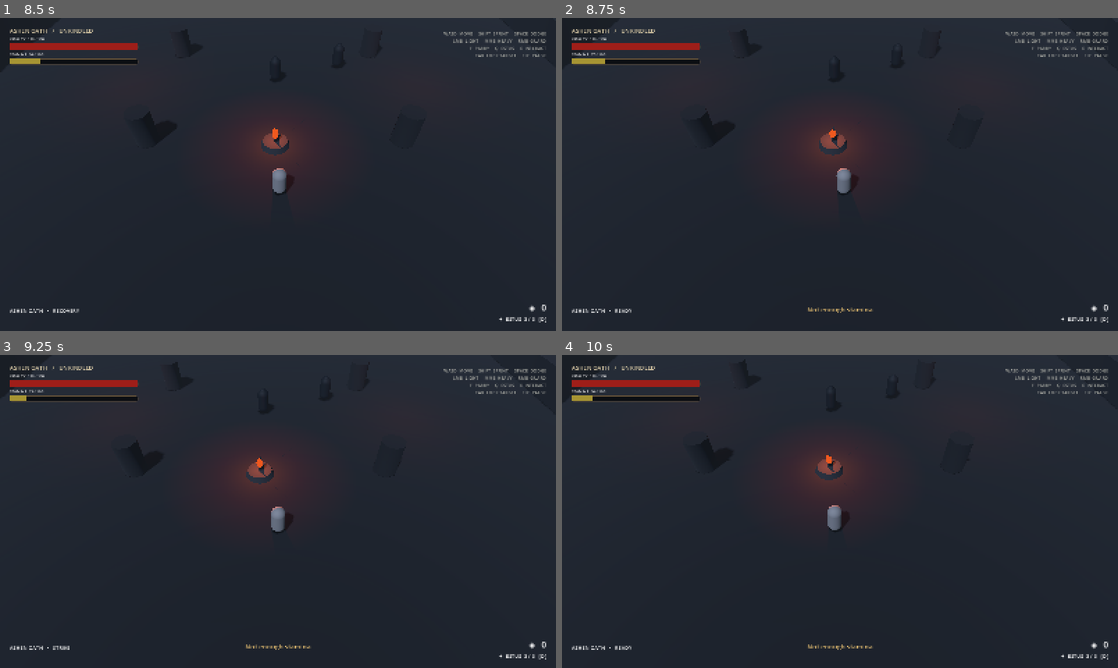
Above: before the commit, frames 1-4 (two rows, left to right).
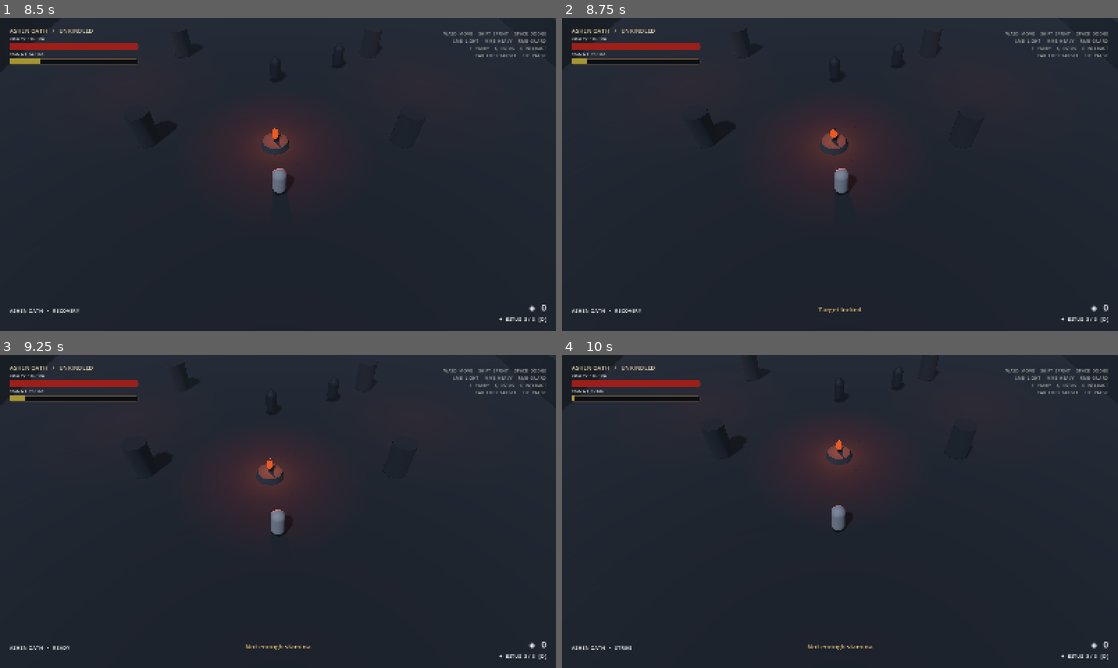
Above: after the commit, the same moments.

Repository: BigFluffyCatOnWatermelon/autism-gaming
Game: Godot game, scene res://scenes/locations/ashen_outskirts.tscn
Same seed, same stepped clock (60 frames per second), same inputs: the game is played once before the commit and once after it.
Inputs (mouse positions are in pixels of both pictures, inside the frame that each line leads up to):
- Up to frame 1 (8.5 s): tap Enter at 0.5, 5 s; move the mouse to (400, 158) at 0.52 s; hold D (move_right) 0.53-1.28 s; hold Right mouse button (block) 0.53-1.28 s; click (400, 158) at 0.67 s; tap Space (dodge) at 0.8, 1.35, 3.5, 7.25 s; move the mouse to (166, 190) at 1.27 s; hold S (move_back) 1.28-2.03 s; click (166, 190) at 1.42 s; tap Q (heal) at 1.55, 2.1 s; move the mouse to (333, 105) at 2.02 s; hold D (move_right) 2.03-2.78 s; click (333, 105) at 2.17 s; tap Middle mouse button (heavy_attack) at 2.3, 2.85 s; move the mouse to (250, 237) at 2.77 s; hold W (move_forward) 2.78-3.53 s; click (250, 237) at 2.92 s; tap E (interact) at 3.05, 3.6 s; move the mouse to (444, 221) at 3.52 s; hold A (move_left) 3.53-4.25 s; click (444, 221) at 3.8 s; tap Escape (pause) at 4.15 s; click "RESTART AREA" at 4.25 s; move the mouse to (111, 127) at 5.02 s; hold A (move_left) 5.03-5.78 s; click (111, 127) at 5.1 s; tap Tab (lock_target) at 5.3, 5.85 s; move the mouse to (305, 174) at 5.77 s; hold S (move_back) 5.78-6.53 s; click (305, 174) at 5.92 s; tap F (parry) at 6.05, 6.6 s; move the mouse to (194, 96) at 6.52 s; hold D (move_right) 6.53-7.28 s; click (194, 96) at 6.67 s; tap Shift (sprint) at 6.8 s; move the mouse to (400, 158) at 7.27 s; hold W (move_forward) 7.28-8.03 s; hold Shift (sprint) 7.28-8.03 s; click (400, 158) at 7.42 s; tap J at 7.55, 8.1 s; move the mouse to (166, 190) at 8.02 s; hold D (move_right) from 8.03 s (still down); click (166, 190) at 8.17 s; tap K at 8.3 s
- Up to frame 2 (8.75 s): keep holding D (move_right)
- Up to frame 3 (9.25 s): move the mouse to (333, 442) at 8.77 s; release D (move_right) at 8.78 s; hold S (move_back) from 8.78 s (still down); tap K at 8.85 s; click (333, 442) at 8.92 s; tap L at 9.05 s
- Up to frame 4 (10 s): move the mouse to (812, 574) at 9.52 s; release S (move_back) at 9.53 s; hold A (move_left) from 9.53 s (still down); tap L at 9.6 s; click (812, 574) at 9.67 s; right-click (812, 574) at 9.8 s

Frame 1 is identical in both runs. In frame 2, 0.3% of the frame differs, in the area x 4-56%, y 11-95%; in frame 3, 0.4%; in frame 4, 0.7%, in the area x 2-53%, y 11-95%.

Commit message:
Handle physical keyboard and mouse input directly

Diff:
--- a/soulslike/scripts/core/input_setup.gd
+++ b/soulslike/scripts/core/input_setup.gd
@@ -1,6 +1,6 @@
 extends Node
 
-func _ready() -> void:
+func _enter_tree() -> void:
 	_bind_key("move_forward", KEY_W)
 	_bind_key("move_back", KEY_S)
 	_bind_key("move_left", KEY_A)
@@ -37,6 +37,7 @@
 func _bind_key(action: StringName, key: int) -> void:
 	_ensure_action(action)
 	var event := InputEventKey.new()
+	event.keycode = key
 	event.physical_keycode = key
 	if not InputMap.action_has_event(action, event):
 		InputMap.action_add_event(action, event)
--- a/soulslike/scripts/player/player_controller.gd
+++ b/soulslike/scripts/player/player_controller.gd
@@ -56,6 +56,69 @@
 var riposte_ready := false
 var current_interactable: Node3D
 var locked_target: Node3D
+var _direct_pressed: Dictionary = {}
+var _direct_just_pressed: Dictionary = {}
+
+func _input(event: InputEvent) -> void:
+	if event is InputEventKey:
+		var key_event := event as InputEventKey
+		var code := key_event.physical_keycode if key_event.physical_keycode != KEY_NONE else key_event.keycode
+		var action := _key_to_action(code)
+		if action != &"":
+			_set_direct_action(action, key_event.pressed, key_event.echo)
+	elif event is InputEventMouseButton:
+		var mouse_event := event as InputEventMouseButton
+		var action := _mouse_to_action(mouse_event.button_index)
+		if action != &"":
+			_set_direct_action(action, mouse_event.pressed, false)
+
+func _key_to_action(code: int) -> StringName:
+	match code:
+		KEY_W: return &"move_forward"
+		KEY_S: return &"move_back"
+		KEY_A: return &"move_left"
+		KEY_D: return &"move_right"
+		KEY_SHIFT: return &"sprint"
+		KEY_SPACE: return &"dodge"
+		KEY_E: return &"interact"
+		KEY_F: return &"parry"
+		KEY_Q: return &"heal"
+		KEY_TAB: return &"lock_target"
+		KEY_ESCAPE: return &"pause"
+		KEY_J: return &"light_attack"
+		KEY_K: return &"heavy_attack"
+		KEY_L: return &"block"
+	return &""
+
+func _mouse_to_action(button: int) -> StringName:
+	match button:
+		MOUSE_BUTTON_LEFT: return &"light_attack"
+		MOUSE_BUTTON_MIDDLE: return &"heavy_attack"
+		MOUSE_BUTTON_RIGHT: return &"block"
+	return &""
+
+func _set_direct_action(action: StringName, pressed: bool, echo: bool) -> void:
+	_direct_pressed[action] = pressed
+	if pressed and not echo:
+		_direct_just_pressed[action] = true
+
+func _action_pressed(action: StringName) -> bool:
+	return Input.is_action_pressed(action) or bool(_direct_pressed.get(action, false))
+
+func _action_just_pressed(action: StringName) -> bool:
+	var direct := bool(_direct_just_pressed.get(action, false))
+	_direct_just_pressed.erase(action)
+	return Input.is_action_just_pressed(action) or direct
+
+func _get_move_input() -> Vector2:
+	var mapped := Input.get_vector("move_left", "move_right", "move_forward", "move_back")
+	var direct := Vector2(
+		float(bool(_direct_pressed.get(&"move_right", false))) - float(bool(_direct_pressed.get(&"move_left", false))),
+		float(bool(_direct_pressed.get(&"move_back", false))) - float(bool(_direct_pressed.get(&"move_forward", false)))
+	)
+	if direct.length_squared() > 0.0:
+		return direct.normalized()
+	return mapped
 
 func _ready() -> void:
 	add_to_group("player")
@@ -96,28 +159,30 @@
 	if state == ActionState.FREE:
 		if stamina_regen_wait <= 0.0 and not blocking:
 			stamina = minf(max_stamina, stamina + stamina_regen * delta)
-		blocking = Input.is_action_pressed("block") and stamina > 0.0
-		if Input.is_action_just_pressed("interact"):
+		blocking = _action_pressed(&"block") and stamina > 0.0
+		if _action_just_pressed(&"interact"):
 			_interact()
-		if Input.is_action_just_pressed("parry"):
+		if _action_just_pressed(&"parry"):
 			_start_parry()
-		elif Input.is_action_just_pressed("dodge"):
+		elif _action_just_pressed(&"dodge"):
 			_start_dodge()
-		elif Input.is_action_just_pressed("heavy_attack"):
+		elif _action_just_pressed(&"heavy_attack"):
 			_request_attack(&"heavy")
-		elif Input.is_action_just_pressed("light_attack"):
+		elif _action_just_pressed(&"light_attack"):
 			_request_attack(&"light")
-		elif Input.is_action_just_pressed("heal"):
+		elif _action_just_pressed(&"heal"):
 			_use_flask()
-		if Input.is_action_just_pressed("lock_target"):
+		if _action_just_pressed(&"lock_target"):
 			_toggle_target_lock()
 	elif state == ActionState.WINDUP or state == ActionState.ACTIVE or state == ActionState.RECOVERY:
-		if Input.is_action_just_pressed("light_attack") or Input.is_action_just_pressed("heavy_attack"):
-			queued_attack = &"heavy" if Input.is_action_just_pressed("heavy_attack") else &"light"
+		var light_buffered := _action_just_pressed(&"light_attack")
+		var heavy_buffered := _action_just_pressed(&"heavy_attack")
+		if light_buffered or heavy_buffered:
+			queued_attack = &"heavy" if heavy_buffered else &"light"
 	stats_changed.emit()
 
 func _update_movement(delta: float) -> void:
-	var input_vector := Input.get_vector("move_left", "move_right", "move_forward", "move_back")
+	var input_vector := _get_move_input()
 	# Both camera and character movement use a fixed world compass.
 	var forward := -camera_rig.global_basis.z
 	var right := camera_rig.global_basis.x
@@ -134,7 +199,7 @@
 		velocity.x = move_toward(velocity.x, 0.0, acceleration * delta)
 		velocity.z = move_toward(velocity.z, 0.0, acceleration * delta)
 	else:
-		var sprinting := Input.is_action_pressed("sprint") and stamina > 1.0 and not blocking and state == ActionState.FREE
+		var sprinting := _action_pressed(&"sprint") and stamina > 1.0 and not blocking and state == ActionState.FREE
 		var speed := sprint_speed if sprinting else walk_speed
 		if sprinting and move_direction.length_squared() > 0.01:
 			stamina = maxf(0.0, stamina - 19.0 * delta)
--- a/soulslike/tests/gameplay_smoke.gd
+++ b/soulslike/tests/gameplay_smoke.gd
@@ -1,6 +1,13 @@
 extends Node
 
 const MAIN_SCENE: PackedScene = preload("res://scenes/locations/ashen_outskirts.tscn")
+
+func _send_key(key_code: int, pressed: bool) -> void:
+	var key_event := InputEventKey.new()
+	key_event.keycode = key_code
+	key_event.physical_keycode = key_code
+	key_event.pressed = pressed
+	Input.parse_input_event(key_event)
 
 func _ready() -> void:
 	await get_tree().process_frame
@@ -22,19 +29,19 @@
 		return
 
 	var start_z := player.global_position.z
-	Input.action_press("move_forward")
+	_send_key(KEY_W, true)
 	for _frame in range(30):
 		await get_tree().physics_frame
-	Input.action_release("move_forward")
+	_send_key(KEY_W, false)
 	if player.global_position.z >= start_z - 0.35:
 		_fail("W / move_forward did not move the character toward world -Z.")
 		return
 
 	var after_forward_z := player.global_position.z
-	Input.action_press("move_back")
+	_send_key(KEY_S, true)
 	for _frame in range(30):
 		await get_tree().physics_frame
-	Input.action_release("move_back")
+	_send_key(KEY_S, false)
 	if player.global_position.z <= after_forward_z + 0.35:
 		_fail("S / move_back did not move the character toward world +Z.")
 		return
@@ -46,10 +53,10 @@
 	player.velocity = Vector3.ZERO
 	enemy.state = EnemyBase.AIState.IDLE
 	var health_before := enemy.current_health
-	Input.action_press("light_attack")
+	_send_key(KEY_J, true)
 	for _frame in range(42):
 		await get_tree().physics_frame
-	Input.action_release("light_attack")
+	_send_key(KEY_J, false)
 	if enemy.current_health >= health_before:
 		_fail("A light attack did not damage an enemy in front of the player.")
 		return
